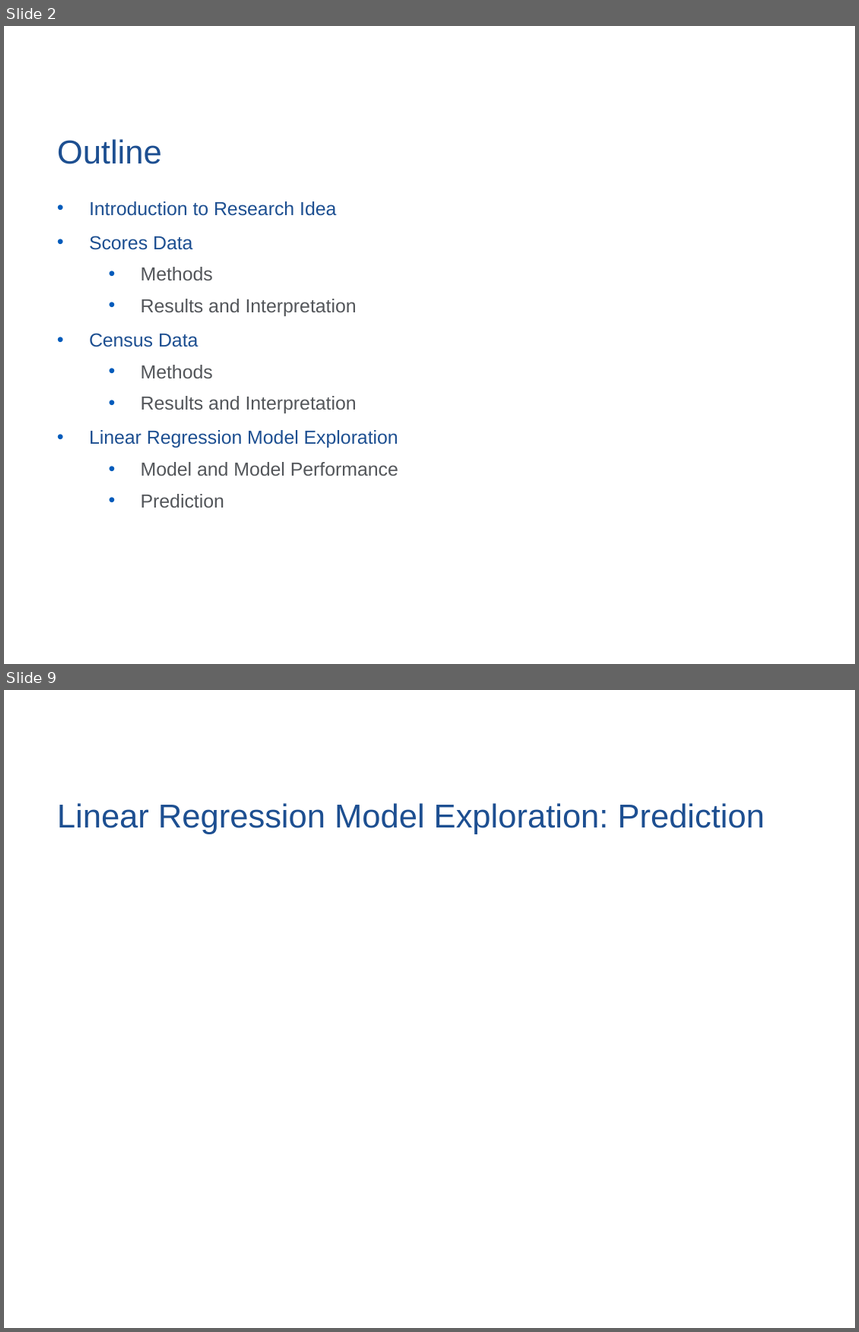
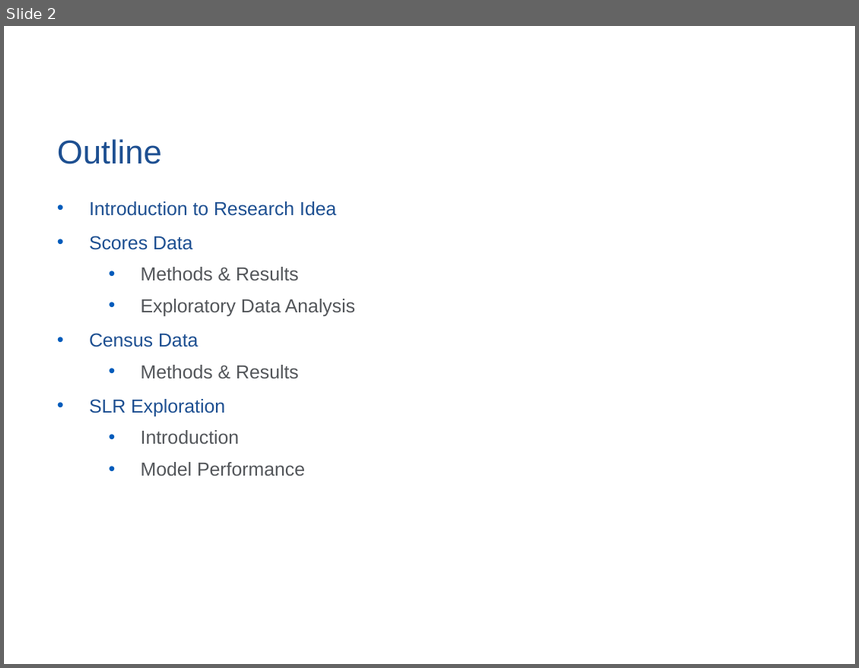
Before and after one commit to huanyuchen0823/mapping, a slide deck: update_pre.pptx. Shown one above the other, each under a label of ours: slides 2 and 9 before the commit, slide 2 after it; the slides between them are not shown. The pictures are 859x1332 and 859x668 pixels, drawn with LibreOffice and Linux fonts; fonts in the diff are those of the drawing; background and template pictures are left out. Boxes give left, top, right and bottom in pixels: in the first picture for what was removed or moved away, otherwise in the second. Text is boxed around its words. In the diff, an @@ line names an element or a change of style, - is before the commit and + after.

```diff
--- a/update_pre.pptx
+++ b/update_pre.pptx
@@ slide 9 removed at <box>4,690,855,1328</box>, background picture (left out) @@
@@ title removed at <box>57,803,765,834</box> @@
-Linear Regression Model Exploration: Prediction
@@ page number removed at <box>593,1289,791,1323</box> @@
-9
@@ slide 2 changed as well @@
@@ text at <box>141,267,355,316</box>: text changed @@
-  • Methods
-  • Results and Interpretation
+  • Methods & Results
+  • Exploratory Data Analysis
@@ text at <box>89,365,305,476</box>: text changed @@
-  • Methods
-  • Results and Interpretation
-• Linear Regression Model Exploration
-  • Model and Model Performance
-  • Prediction
+  • Methods & Results
+• SLR Exploration
+  • Introduction
+  • Model Performance
```
Also in this commit, not shown: 6 other slides changed, 2 slides added, 1 other slide removed, 6 other files.
